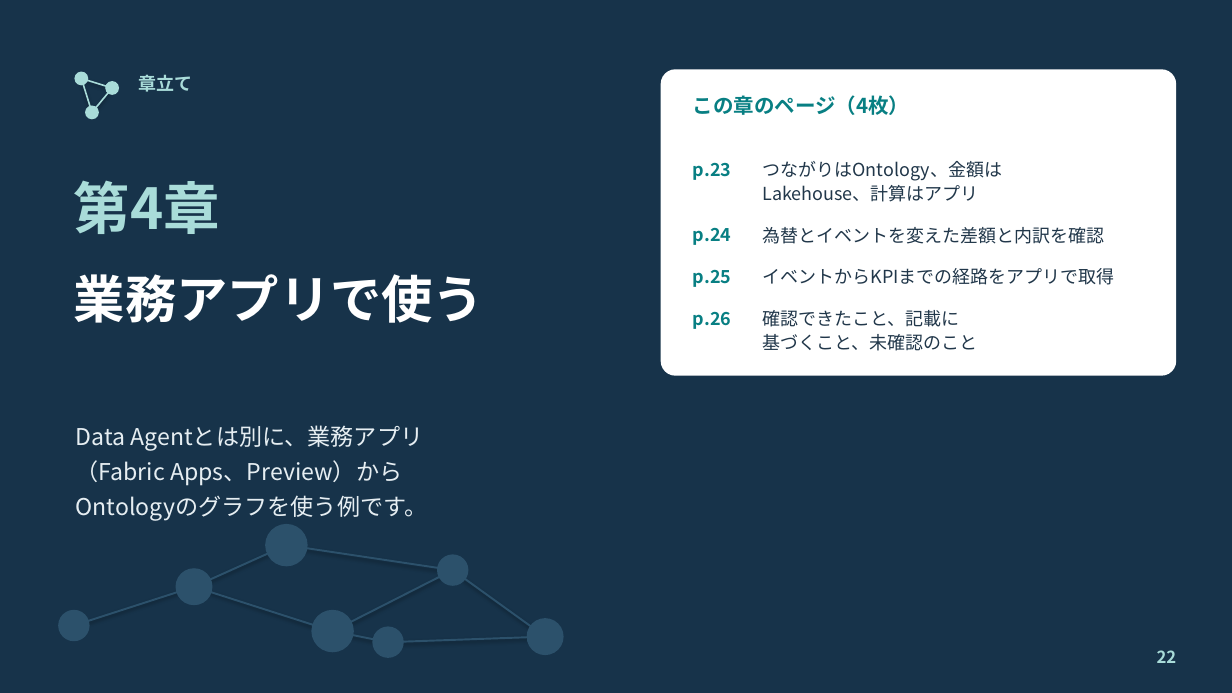
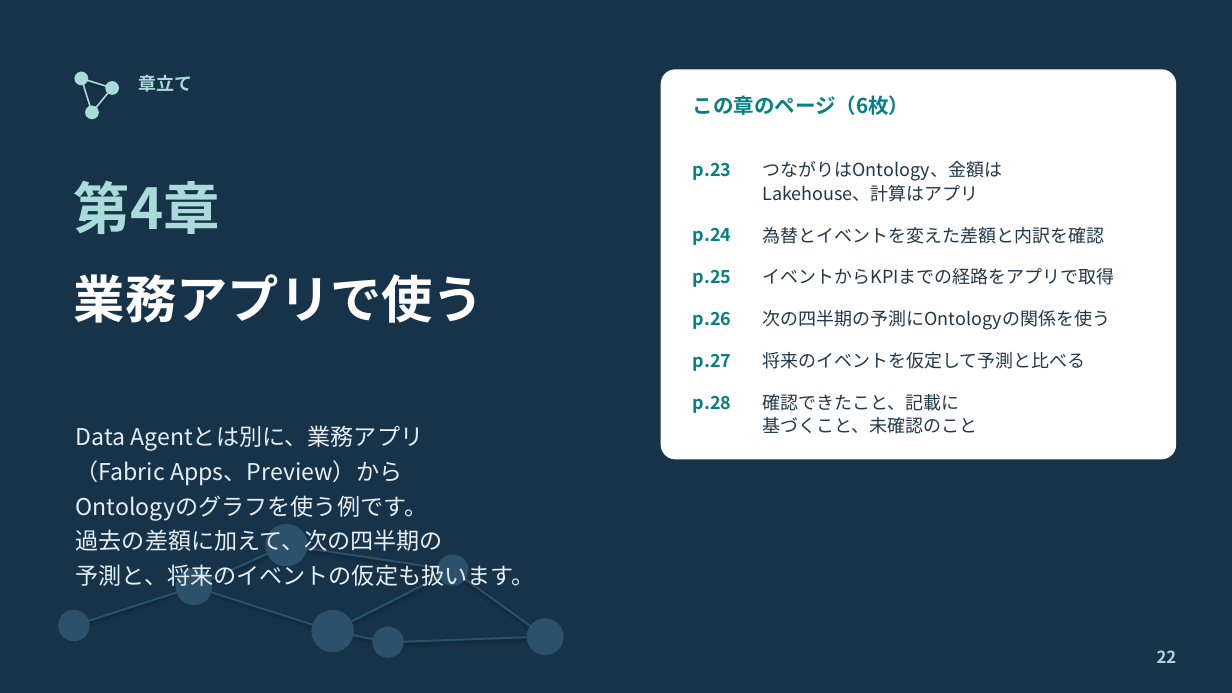
Before and after one commit to c-nova/FabricOntology_Trading, a slide deck: slide 22 of decks/TradingOntology_Customer_Deck_JA.pptx. Drawn at 1232x693 pixels with LibreOffice and Linux fonts; fonts in the diff are those of the drawing. Boxes give left, top, right and bottom in pixels: in the first picture for what was removed or moved away, otherwise in the second. Text is boxed around its words. In the diff, an @@ line names an element or a change of style, - is before the commit and + after.

```diff
--- a/decks/TradingOntology_Customer_Deck_JA.pptx
+++ b/decks/TradingOntology_Customer_Deck_JA.pptx
@@ rounded rectangle: place and size @@
-rounded rectangle at [661, 69, 1177, 376]
+rounded rectangle at [661, 69, 1177, 459]
@@ rounded rectangle at [661, 69, 1177, 459]: proportions changed @@
@@ text at [693, 95, 909, 115]: text changed @@
-この章のページ（4枚）
+この章のページ（6枚）
@@ text added at [762, 310, 1110, 330], 14 pt, text #21374A @@
+次の四半期の予測にOntologyの関係を使う
@@ text added at [693, 353, 731, 371], 14 pt, text #087F83, bold @@
+p.27
@@ text added at [762, 352, 1085, 369], 14 pt, text #21374A @@
+将来のイベントを仮定して予測と比べる
@@ text added at [693, 395, 731, 413], 14 pt, text #087F83, bold @@
+p.28
@@ text "確認できたこと、記載に 基づくこと、未確認のこと": place and size @@
-text "確認できたこと、記載に 基づくこと、未確認のこと" at [762, 310, 977, 351]
+text "確認できたこと、記載に 基づくこと、未確認のこと" at [762, 394, 977, 434]
@@ text at [76, 529, 535, 586]: paragraphs added @@
+過去の差額に加えて、次の四半期の
+予測と、将来のイベントの仮定も扱います。
```
Also in this commit, not shown: 15 other slides changed, 2 slides added, 8 other files.
